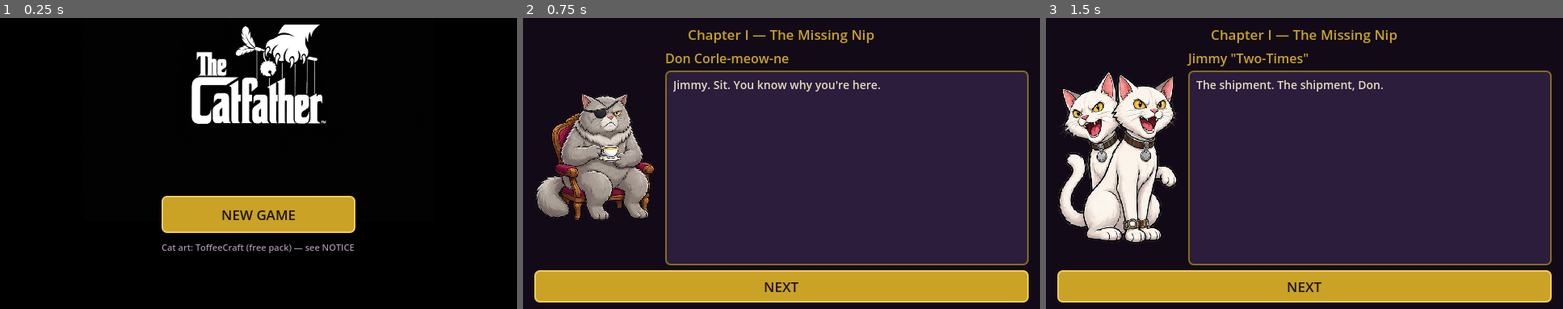
Above: before the commit, frames 1-3 (left to right).
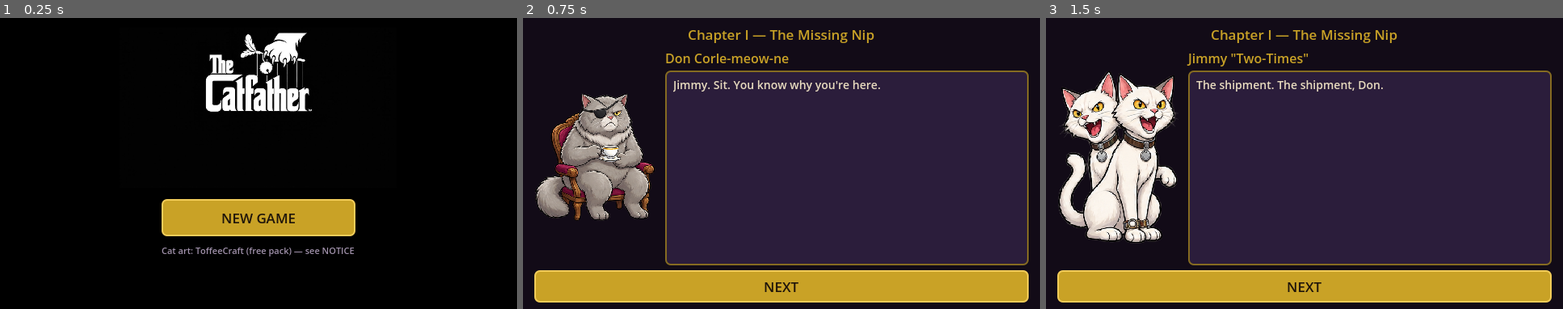
Above: after the commit, the same moments.

Repository: OuterHeavenX/TheCatfather
Game: Godot game, scene res://main.tscn
Same seed, same stepped clock (60 frames per second), same inputs: the game is played once before the commit and once after it.
Inputs:
- Up to frame 1 (0.25 s): no input
- Up to frame 2 (0.75 s): click "NEW GAME" at 0.5 s
- Up to frame 3 (1.5 s): click "NEXT" at 1.25 s

The runs differ from the first frame. In frame 1, 6.1% of the frame differs, in the area x 31-69%, y 2-82%; in frame 2, nothing differs; in frame 3, nothing differs.

Commit message:
Fix touch scrolling, add the logo splash, portrait layout and music
Scrolling: every Control defaults to MOUSE_FILTER_STOP, so the panels and
rows inside each list swallowed the touch drag and only the bare background
scrolled — which is exactly what "it only scrolls if I touch the black
area" describes. UiKit.allow_scroll_drag() walks a screen after it is built
and sets MOUSE_FILTER_PASS on every Control that is not a button or the
ScrollContainer itself, so the drag reaches the scroll. Verified: 0
blocking controls left across all six screens.

Boot splash: was Godot's logo because no boot_splash/image was set. Now
points at the Catfather logo, converted to PNG since the splash loader
accepts nothing else, on a black background so the logo's own black field
blends. The web loading splash (index.png) is generated from this, so it
changes too — 21 KB Godot logo to the 1290x743 mark.

Portrait: the desk screen's nav and SEND buttons moved out of the scrolling
body into a footer pinned to the bottom of the screen, and the title logo
now fills the space above the buttons instead of a fixed 250px band. Both
orientations get header, scrolling middle, pinned actions.

Music: an 18.46s speakeasy jazz loop — walking upright bass, piano comping
on 2 and 4, brushed ride, muted trumpet over a Dm7-Gm7-A7 turnaround, with
vinyl hiss. Synthesised by tools/make_music.py, no samples involved. The
first mix put 89% of its energy below 600 Hz and would have been inaudible
on a phone speaker, so a high-passed copy is mixed back in; mid content
went from 9% to 34%. Loop points are set to the exact sample count so the
loop joins on the bar line. Jukebox autoload plays it, retries on input
because browsers block audio before a gesture, and a mute toggle in the
status bar persists separately from the save.

Co-Authored-By: Claude Opus 5 <noreply@anthropic.com>
Claude-Session: https://claude.ai/code/session_01PE91JkUecvAiFyN7ACHevc

Diff:
--- a/project.godot
+++ b/project.godot
@@ -7,15 +7,19 @@
 [application]
 
 config/name="The Catfather"
-config/description="A mobster-cat crew empire. Recruit mobsters, run heists, become Don of the House."
+config/description="Pawfellas: a mobster-cat syndicate. Set tariffs, run the blocks, find the missing catnip."
 run/main_scene="res://main.tscn"
 config/features=PackedStringArray("4.7", "GL Compatibility")
-boot_splash/bg_color=Color(0.07, 0.045, 0.09, 1)
+boot_splash/bg_color=Color(0, 0, 0, 1)
+boot_splash/image="res://assets/logo-mark.png"
+boot_splash/fullsize=false
+boot_splash/use_filter=true
 config/icon="res://icon.png"
 
 [autoload]
 
 GameMan="*res://src/autoload/game_man.gd"
+Jukebox="*res://src/autoload/jukebox.gd"
 
 [display]
 
--- /dev/null
+++ b/src/autoload/jukebox.gd
@@ -0,0 +1,78 @@
+extends Node
+## Jukebox — the speakeasy loop, with a mute toggle that outlives a new game.
+
+const STREAM_PATH := "res://assets/audio/speakeasy_loop.wav"
+const SETTINGS_PATH := "user://pawfellas_audio.cfg"
+const MUSIC_DB := -9.0
+
+var muted: bool = false
+
+var _player: AudioStreamPlayer
+
+
+func _ready() -> void:
+	process_mode = Node.PROCESS_MODE_ALWAYS
+	_player = AudioStreamPlayer.new()
+	_player.volume_db = MUSIC_DB
+	# Loop is set here, on a duplicate, for two reasons. Setting
+	# edit/loop_mode=1 on the .import does not survive — the imported resource
+	# still reports loop_mode 0 even after a forced reimport. And mutating the
+	# shared cached resource instead of a copy keeps it alive past engine
+	# cleanup, which shows up as a leaked-resource error on shutdown.
+	var stream: AudioStream = load(STREAM_PATH)
+	if stream is AudioStreamWAV:
+		var wav: AudioStreamWAV = (stream as AudioStreamWAV).duplicate()
+		wav.loop_mode = AudioStreamWAV.LOOP_FORWARD
+		wav.loop_begin = 0
+		wav.loop_end = int(wav.get_length() * float(wav.mix_rate))
+		stream = wav
+	_player.stream = stream
+	add_child(_player)
+	_load_settings()
+	_start()
+
+
+## Browsers refuse to start audio before the player touches the page, so keep
+## trying on input until it takes.
+func _input(_event: InputEvent) -> void:
+	if not muted and not _player.playing:
+		_start()
+
+
+func _start() -> void:
+	if muted or _player.playing:
+		return
+	_player.play()
+
+
+## Release the stream on shutdown; holding it leaves the resource alive past
+## the engine's cleanup pass.
+func _exit_tree() -> void:
+	if _player != null:
+		_player.stop()
+		_player.stream = null
+
+
+func set_muted(value: bool) -> void:
+	muted = value
+	if muted:
+		_player.stop()
+	else:
+		_player.play()
+	_save_settings()
+
+
+func toggle() -> void:
+	set_muted(not muted)
+
+
+func _load_settings() -> void:
+	var cfg := ConfigFile.new()
+	if cfg.load(SETTINGS_PATH) == OK:
+		muted = bool(cfg.get_value("audio", "muted", false))
+
+
+func _save_settings() -> void:
+	var cfg := ConfigFile.new()
+	cfg.set_value("audio", "muted", muted)
+	cfg.save(SETTINGS_PATH)
--- a/src/ui/crew_screen.gd
+++ b/src/ui/crew_screen.gd
@@ -50,6 +50,7 @@
 	_list.add_child(UiKit.label("THE CREW", 15, UiKit.GOLD))
 	for cid in GameMan.hired_cats():
 		_list.add_child(_row(String(cid)))
+	UiKit.allow_scroll_drag(self)
 
 
 func _row(cat_id: String) -> PanelContainer:
--- a/src/ui/desk_screen.gd
+++ b/src/ui/desk_screen.gd
@@ -8,6 +8,7 @@
 var _root: VBoxContainer
 var _bar_slot: MarginContainer
 var _body: VBoxContainer
+var _footer: VBoxContainer
 
 
 func _ready() -> void:
@@ -36,6 +37,12 @@
 	_body.add_theme_constant_override("separation", 6)
 	scroll.add_child(_body)
 
+	# Pinned to the bottom of the screen, so a tall portrait window reads as
+	# laid out rather than as content stranded at the top.
+	_footer = VBoxContainer.new()
+	_footer.add_theme_constant_override("separation", 6)
+	_root.add_child(_footer)
+
 
 func refresh() -> void:
 	for ch in _bar_slot.get_children():
@@ -53,9 +60,12 @@
 		if stash_panel != null:
 			_body.add_child(stash_panel)
 
+	for ch in _footer.get_children():
+		ch.queue_free()
+
 	var nav := HBoxContainer.new()
 	nav.add_theme_constant_override("separation", 6)
-	_body.add_child(nav)
+	_footer.add_child(nav)
 
 	var crew := UiKit.button("CREW")
 	crew.size_flags_horizontal = Control.SIZE_EXPAND_FILL
@@ -70,7 +80,9 @@
 	var go := UiKit.gold_button("SEND THE CREW OUT >")
 	go.custom_minimum_size = Vector2(0, 36)
 	go.pressed.connect(func() -> void: main.show_screen("ops"))
-	_body.add_child(go)
+	_footer.add_child(go)
+
+	UiKit.allow_scroll_drag(self)
 
 
 func _panel(title: String) -> Array:
--- a/src/ui/ledger_screen.gd
+++ b/src/ui/ledger_screen.gd
@@ -51,6 +51,7 @@
 	var r := GameMan.last_report
 	if r.is_empty():
 		_body.add_child(UiKit.label("Nothing on the books yet.", 14, UiKit.DIM))
+		UiKit.allow_scroll_drag(self)
 		return
 
 	_body.add_child(UiKit.label("NIGHT — THE LEDGER, DAY %d" % int(r["day"]), 15, UiKit.GOLD))
@@ -93,6 +94,8 @@
 		pv.add_child(UiKit.label("THE ALLEY SYNDICATE ANSWERS", 13, UiKit.RED))
 		pv.add_child(UiKit.body_text(String(r["rival"]), 12, UiKit.CREAM))
 		_body.add_child(panel)
+
+	UiKit.allow_scroll_drag(self)
 
 
 func _op_panel(o: Dictionary) -> PanelContainer:
--- a/src/ui/ops_screen.gd
+++ b/src/ui/ops_screen.gd
@@ -57,6 +57,8 @@
 		_render_picker()
 	else:
 		_render_venues()
+
+	UiKit.allow_scroll_drag(self)
 
 
 # ---------------------------------------------------------------- venue list
--- a/src/ui/recruit_screen.gd
+++ b/src/ui/recruit_screen.gd
@@ -57,6 +57,7 @@
 		return
 	for cid in ids:
 		_list.add_child(_row(cid))
+	UiKit.allow_scroll_drag(self)
 
 
 func _row(cat_id: String) -> PanelContainer:
--- a/src/ui/story_screen.gd
+++ b/src/ui/story_screen.gd
@@ -124,6 +124,8 @@
 			ob.pressed.connect(_finish)
 			_buttons.add_child(ob)
 
+	UiKit.allow_scroll_drag(self)
+
 
 func _next_label() -> String:
 	var choices: Array = _beat.get("choices", [])
--- a/src/ui/title_screen.gd
+++ b/src/ui/title_screen.gd
@@ -13,19 +13,24 @@
 	add_child(bg)
 
 	var logo := TextureRect.new()
-	logo.texture = load("res://assets/logo-mark.jpg")
+	logo.texture = load("res://assets/logo-mark.png")
 	logo.expand_mode = TextureRect.EXPAND_IGNORE_SIZE
 	logo.stretch_mode = TextureRect.STRETCH_KEEP_ASPECT_CENTERED
 	logo.texture_filter = CanvasItem.TEXTURE_FILTER_LINEAR
-	logo.set_anchors_preset(Control.PRESET_TOP_WIDE)
-	logo.offset_bottom = 250
+	# Fill everything above the buttons and centre inside it, so the logo sits
+	# properly in a tall portrait window as well as a short landscape one.
+	logo.set_anchors_preset(Control.PRESET_FULL_RECT)
+	logo.offset_bottom = -150
+	logo.offset_left = 12
+	logo.offset_right = -12
+	logo.offset_top = 12
 	add_child(logo)
 
 	# Buttons docked at the bottom, over the logo's empty black band.
 	var bottom := VBoxContainer.new()
 	bottom.add_theme_constant_override("separation", 10)
 	bottom.set_anchors_preset(Control.PRESET_BOTTOM_WIDE)
-	bottom.offset_top = -140
+	bottom.offset_top = -136
 	bottom.offset_bottom = -18
 	bottom.offset_left = 16
 	bottom.offset_right = -16
--- a/src/ui/ui_kit.gd
+++ b/src/ui/ui_kit.gd
@@ -267,6 +267,25 @@
 	mid.add_child(meter("HEAT", GameMan.heat, 100.0, RED))
 	mid.add_child(meter("WAR", GameMan.tension, 100.0, ORANGE))
 
+	var mute := Button.new()
+	mute.text = "♪" if not Jukebox.muted else "♪̸"
+	mute.tooltip_text = "Music on/off"
+	mute.custom_minimum_size = Vector2(30, 26)
+	mute.size_flags_vertical = Control.SIZE_SHRINK_CENTER
+	mute.add_theme_font_size_override("font_size", 15)
+	mute.add_theme_color_override("font_color", GOLD if not Jukebox.muted else DIM)
+	mute.add_theme_stylebox_override("normal", _btn_box(PLUM, GOLD_DIM))
+	mute.add_theme_stylebox_override("hover", _btn_box(Color(0.20, 0.13, 0.25), GOLD))
+	mute.add_theme_stylebox_override("pressed", _btn_box(Color(0.10, 0.07, 0.13), GOLD))
+	mute.add_theme_stylebox_override("focus", StyleBoxEmpty.new())
+	mute.mouse_default_cursor_shape = Control.CURSOR_POINTING_HAND
+	mute.pressed.connect(func() -> void:
+		Jukebox.toggle()
+		mute.text = "♪" if not Jukebox.muted else "♪̸"
+		mute.add_theme_color_override("font_color", GOLD if not Jukebox.muted else DIM)
+	)
+	hb.add_child(mute)
+
 	var right := VBoxContainer.new()
 	right.add_theme_constant_override("separation", 1)
 	hb.add_child(right)
@@ -284,3 +303,14 @@
 	l.autowrap_mode = TextServer.AUTOWRAP_WORD_SMART
 	l.size_flags_horizontal = Control.SIZE_EXPAND_FILL
 	return l
+
+
+## A touch drag has to reach the ScrollContainer to scroll the list. Every
+## Control defaults to MOUSE_FILTER_STOP, so panels and rows swallow the drag
+## and only the bare background scrolls. Let everything except buttons pass
+## the event upward.
+static func allow_scroll_drag(node: Node) -> void:
+	for ch in node.get_children():
+		if ch is Control and not (ch is BaseButton) and not (ch is ScrollContainer):
+			(ch as Control).mouse_filter = Control.MOUSE_FILTER_PASS
+		allow_scroll_drag(ch)
Not shown, added: assets/audio/speakeasy_loop.wav.import
Binary file removed: assets/logo-mark.jpg
Binary file added: assets/logo-mark.png
Not shown, changed: assets/logo-mark.png.import
Binary file changed: index.png
Not shown, added: src/autoload/jukebox.gd.uid
Not shown, changed: NOTICE
Not shown, added: assets/audio/speakeasy_loop.wav
Not shown, changed: index.html
Not shown, changed: index.pck
Not shown, added: tools/make_music.py
